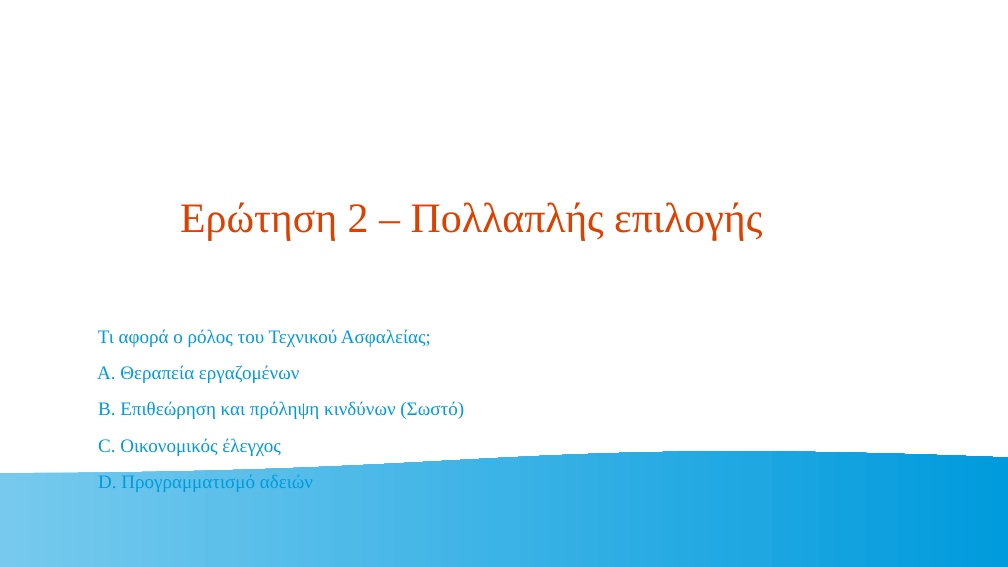
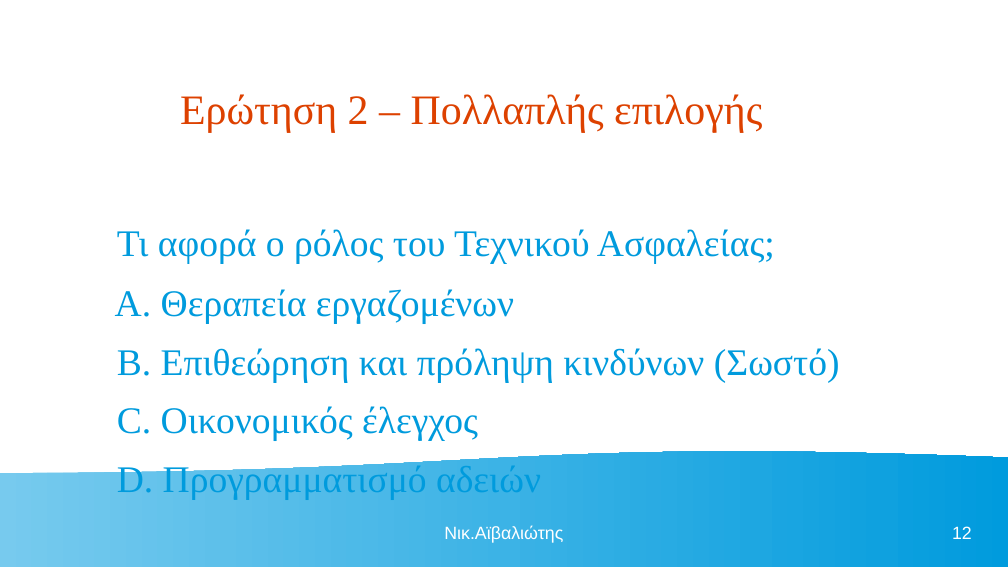
Before and after one commit to nickaiva/epas, a slide deck: slide 12 of ΠΕΡΙΒΑΛΛΟΝ ΕΡΓΑΣΙΑΣ.odp. Drawn at 1008x567 pixels with LibreOffice and Linux fonts; fonts in the diff are those of the drawing. Boxes give left, top, right and bottom in pixels: in the first picture for what was removed or moved away, otherwise in the second. Text is boxed around its words. In the diff, an @@ line names an element or a change of style, - is before the commit and + after.

```diff
--- a/ΠΕΡΙΒΑΛΛΟΝ ΕΡΓΑΣΙΑΣ.odp
+++ b/ΠΕΡΙΒΑΛΛΟΝ ΕΡΓΑΣΙΑΣ.odp
@@ title "Ερώτηση 2 – Πολλαπλής επιλογής" moved from (x1=180, y1=202, x2=762, y2=240) to (x1=180, y1=94, x2=762, y2=132) @@
@@ text "Τι αφορά ο ρόλος του ..." moved from (x1=97, y1=329, x2=464, y2=492) to (x1=115, y1=229, x2=840, y2=500) @@
@@ text "Τι αφορά ο ρόλος του ..." at (x1=115, y1=229, x2=840, y2=500): size 15 to 29.6 pt @@
@@ text added at (x1=444, y1=526, x2=563, y2=543), 14 pt, text #FFFFFF @@
+Νικ.Αϊβαλιώτης
@@ page number added at (x1=952, y1=526, x2=972, y2=539), 14 pt, text #FFFFFF @@
+12
```
Also in this commit, not shown: 23 other slides changed, 24 slides added, 1 other file.
